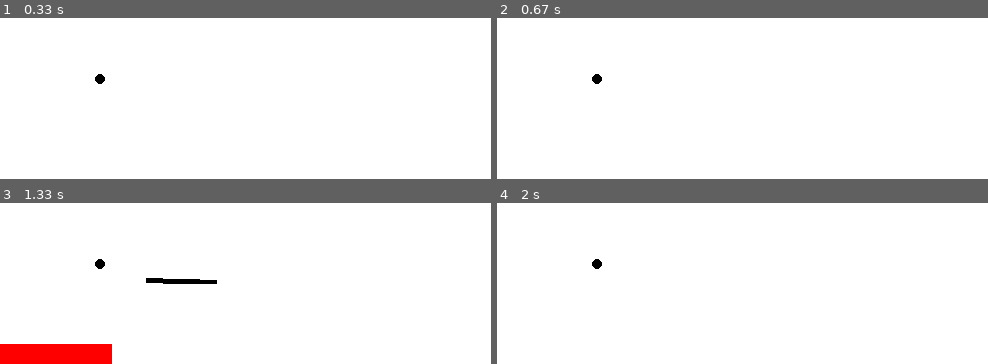
Above: before the commit, frames 1-4 (two rows, left to right).
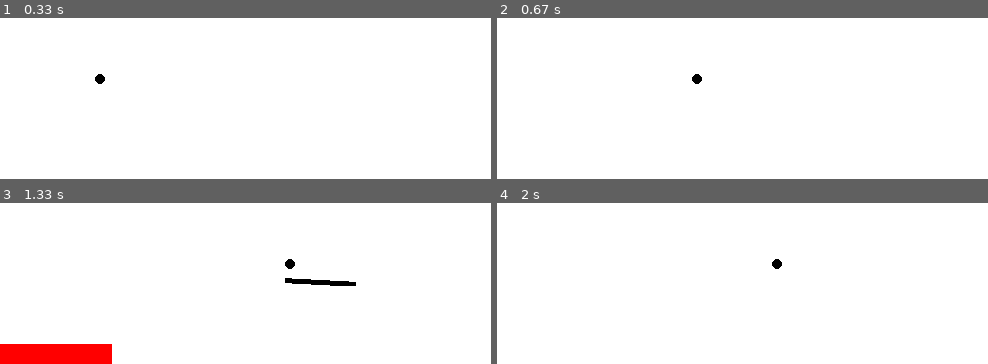
Above: after the commit, the same moments.

Repository: dionisiyKDO/PyGame-SpearLaunch
Game: pygame game, started from test_2.py
Two runs of this game, one before a commit and one after it. Both use one fixed random seed, a clock stepped at 60 frames per second and the inputs below.
Inputs (mouse positions are in pixels of both pictures, inside the frame that each line leads up to):
- Up to frame 1 (0.33 s): no input
- Up to frame 2 (0.67 s): hold Right from 0.33 s (still down); move the mouse to (outside the picture) at 0.37 s
- Up to frame 3 (1.33 s): release Right at 0.8 s; press the mouse at (outside the picture) at 0.87 s; move the mouse to (outside the picture) at 0.97 s; release the mouse at (422, 241) at 1.1 s; hold Right from 1.17 s (still down)
- Up to frame 4 (2 s): release Right at 1.63 s; hold Left from 1.67 s (still down)

Frame 1 is identical in both runs. In frame 2, 0.2% of the frame differs, in the area x 19-42%, y 34-41%; in frame 3, 1.1%, in the area x 19-73%, y 34-52%; in frame 4, 0.2%.

Commit message:
added little movement for a character

Diff:
--- a/test_2.py
+++ b/test_2.py
@@ -22,9 +22,10 @@
 FPS = 60
 
 # Main character properties
-CHARACTER_POS = (100, SCREEN_HEIGHT - 100)
+CHARACTER_POS = [100, SCREEN_HEIGHT - 100]  # Changed to list for mutable position
 CHARACTER_COLOR = BLACK
 CHARACTER_RADIUS = 5
+CHARACTER_SPEED = 5  # Movement speed of the character
 
 # Spear properties
 SPEAR_COLOR = BLACK
@@ -106,6 +107,14 @@
         elif event.type == pygame.MOUSEBUTTONUP and event.button == 1 and spear and not spear.thrown:
             spear.throw()
             zoom_level = 1.0
+
+    # Keyboard controls for player character movement
+    keys = pygame.key.get_pressed()
+    if keys[pygame.K_LEFT]:
+        CHARACTER_POS[0] -= CHARACTER_SPEED
+    if keys[pygame.K_RIGHT]:
+        CHARACTER_POS[0] += CHARACTER_SPEED
+
     return spear, True
 
 def main():
@@ -148,6 +157,5 @@
     pygame.quit()
     sys.exit()
 
-
 if __name__ == "__main__":
     main()
